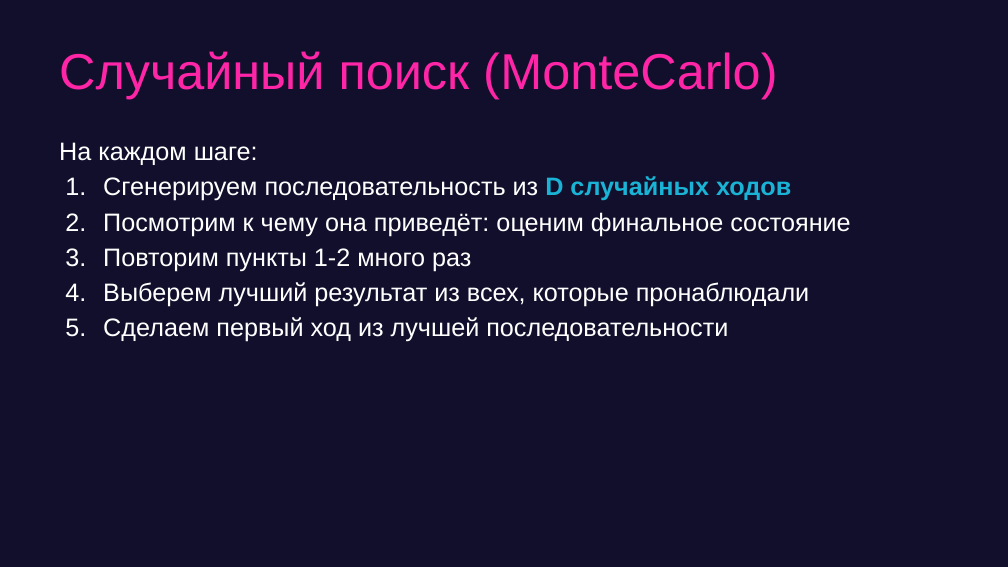
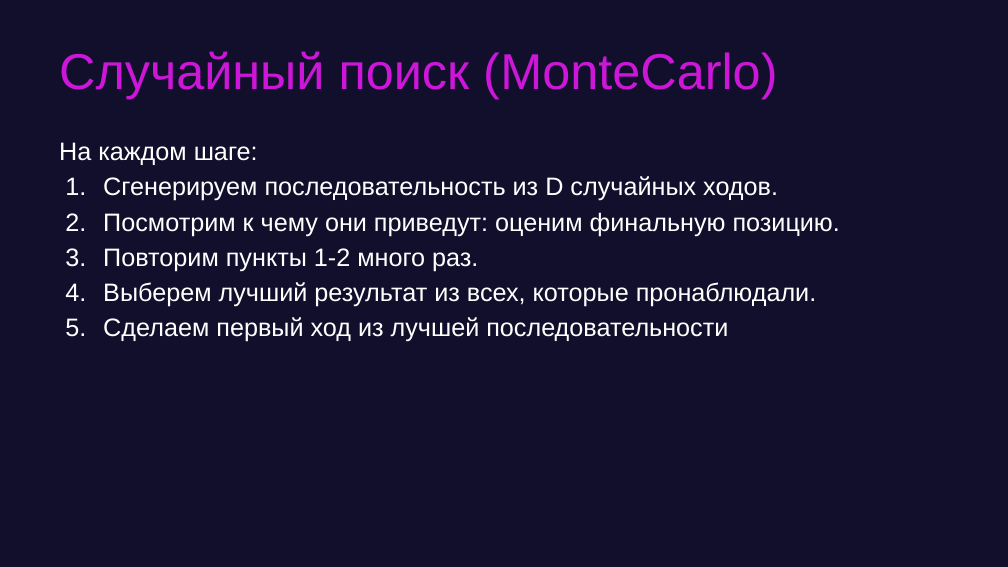
Before and after one commit to game-ai-course/game-ai-school, a slide deck: slide 24 of day1-montecarlo.pptx (slide 19 before the commit). Drawn at 1008x567 pixels with LibreOffice and Linux fonts; fonts in the diff are those of the drawing. Boxes give left, top, right and bottom in pixels: in the first picture for what was removed or moved away, otherwise in the second. Text is boxed around its words. In the diff, an @@ line names an element or a change of style, - is before the commit and + after.

```diff
--- a/day1-montecarlo.pptx
+++ b/day1-montecarlo.pptx
@@ title "Случайный поиск (MonteСarlo)" at (59,51,778,99): text colour #FE25A7 to #CC17D8 @@
@@ text at (103,176,840,307): text changed @@
-1. Сгенерируем последовательность из D случайных ходов
-2. Посмотрим к чему она приведёт: оценим финальное состояние
-3. Повторим пункты 1-2 много раз
-4. Выберем лучший результат из всех, которые пронаблюдали
+1. Сгенерируем последовательность из D случайных ходов.
+2. Посмотрим к чему они приведут: оценим финальную позицию.
+3. Повторим пункты 1-2 много раз.
+4. Выберем лучший результат из всех, которые пронаблюдали.
```
Also in this commit, not shown: 15 other slides changed, 12 slides added, 10 slides removed, 13 other files.
